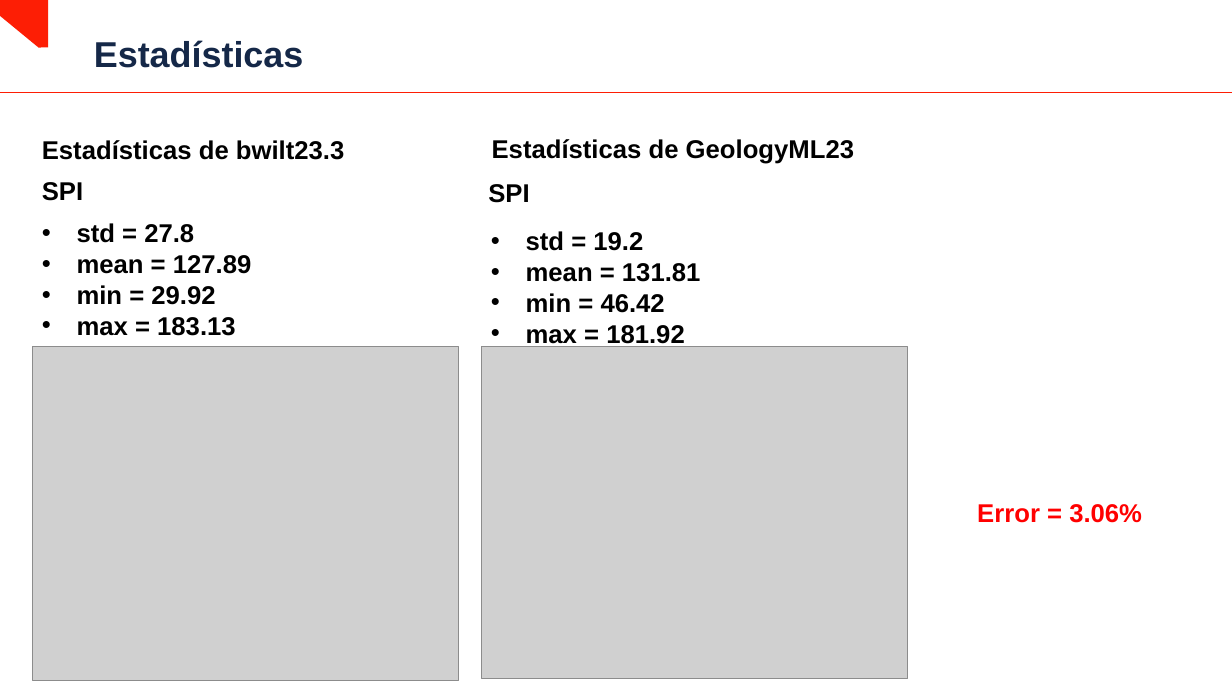
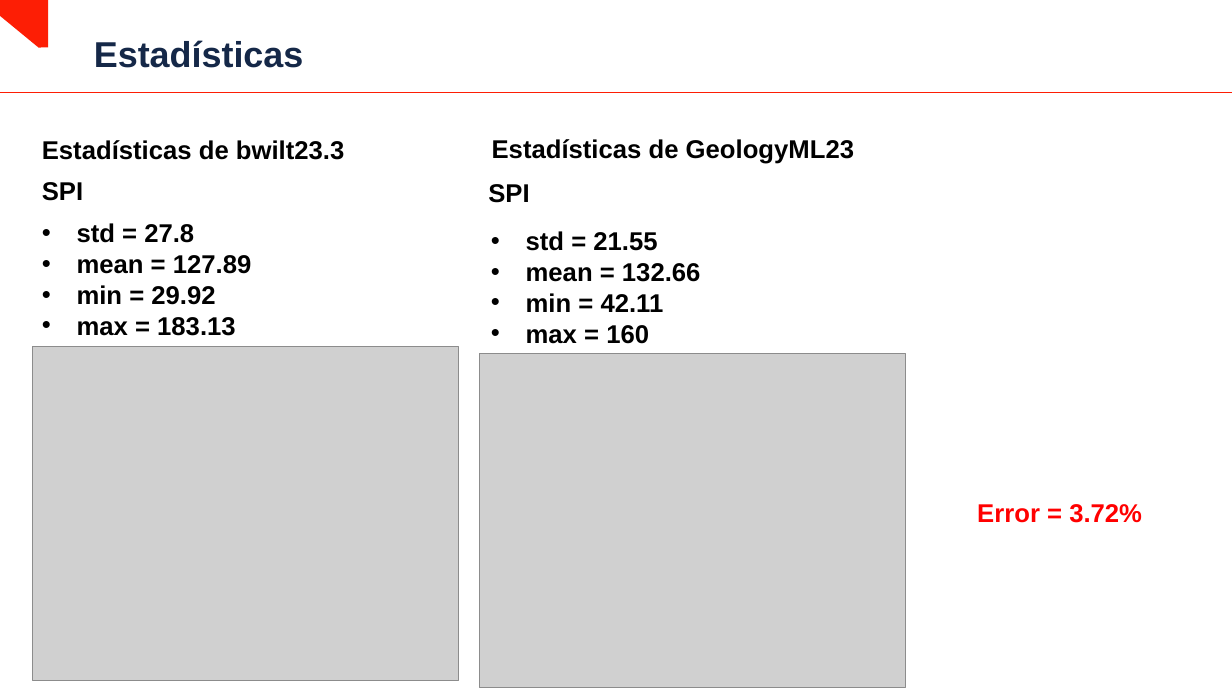
Before and after one commit to MichaelCueto/GeologyML23, a slide deck: slide 7 of 01_Analisis/Estadisticas y Resultados.pptx. Drawn at 1232x693 pixels with LibreOffice and Linux fonts; fonts in the diff are those of the drawing; grey boxes stand for pictures; background and template pictures are left out. Boxes give left, top, right and bottom in pixels: in the first picture for what was removed or moved away, otherwise in the second. Text is boxed around its words. In the diff, an @@ line names an element or a change of style, - is before the commit and + after.

```diff
--- a/01_Analisis/Estadisticas y Resultados.pptx
+++ b/01_Analisis/Estadisticas y Resultados.pptx
@@ text at (526,231,701,344): text changed @@
-• std = 19.2
-• mean = 131.81
-• min = 46.42
-• max = 181.92
+• std = 21.55
+• mean = 132.66
+• min = 42.11
+• max = 160
@@ picture: place and size @@
-picture at (482,347,909,679)
+picture at (480,354,906,688)
@@ text at (977,504,1142,523): text changed @@
-Error = 3.06%
+Error = 3.72%
```
Also in this commit, not shown: 1 other slide changed, 1 slide added, 9 other files.
